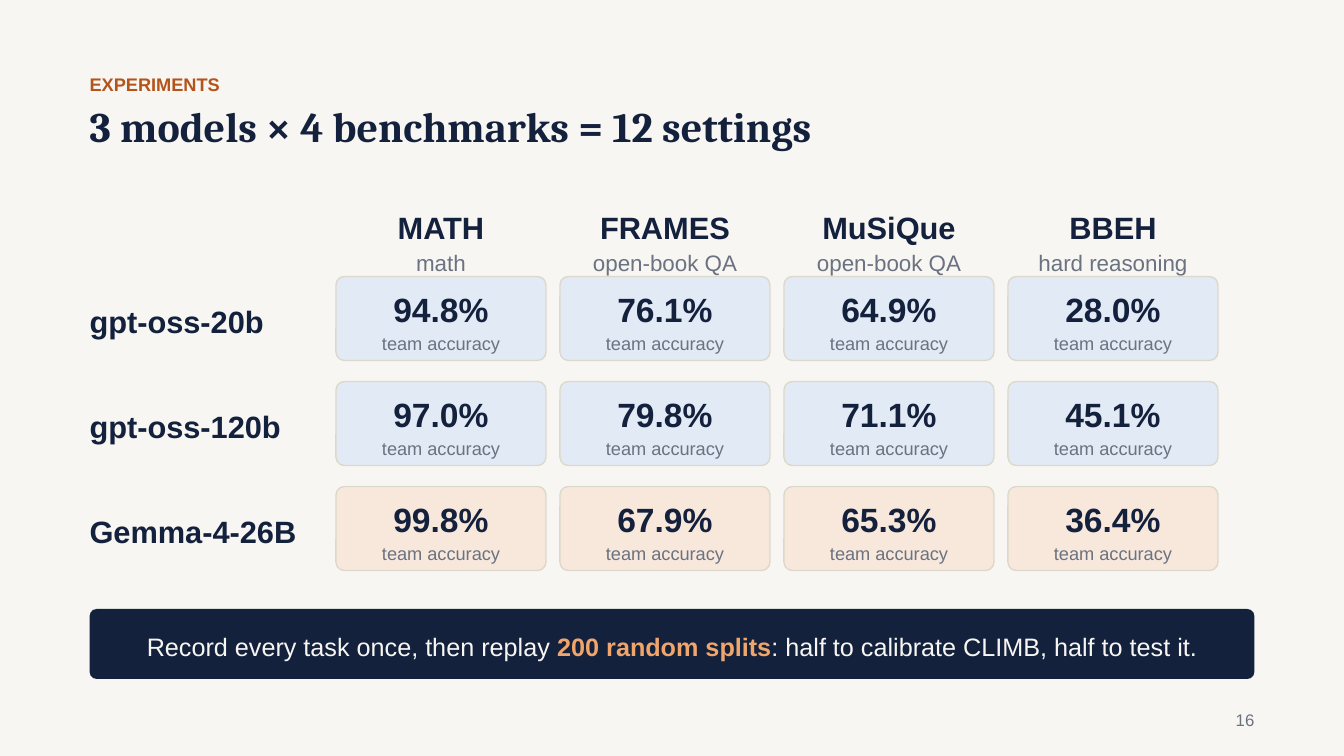
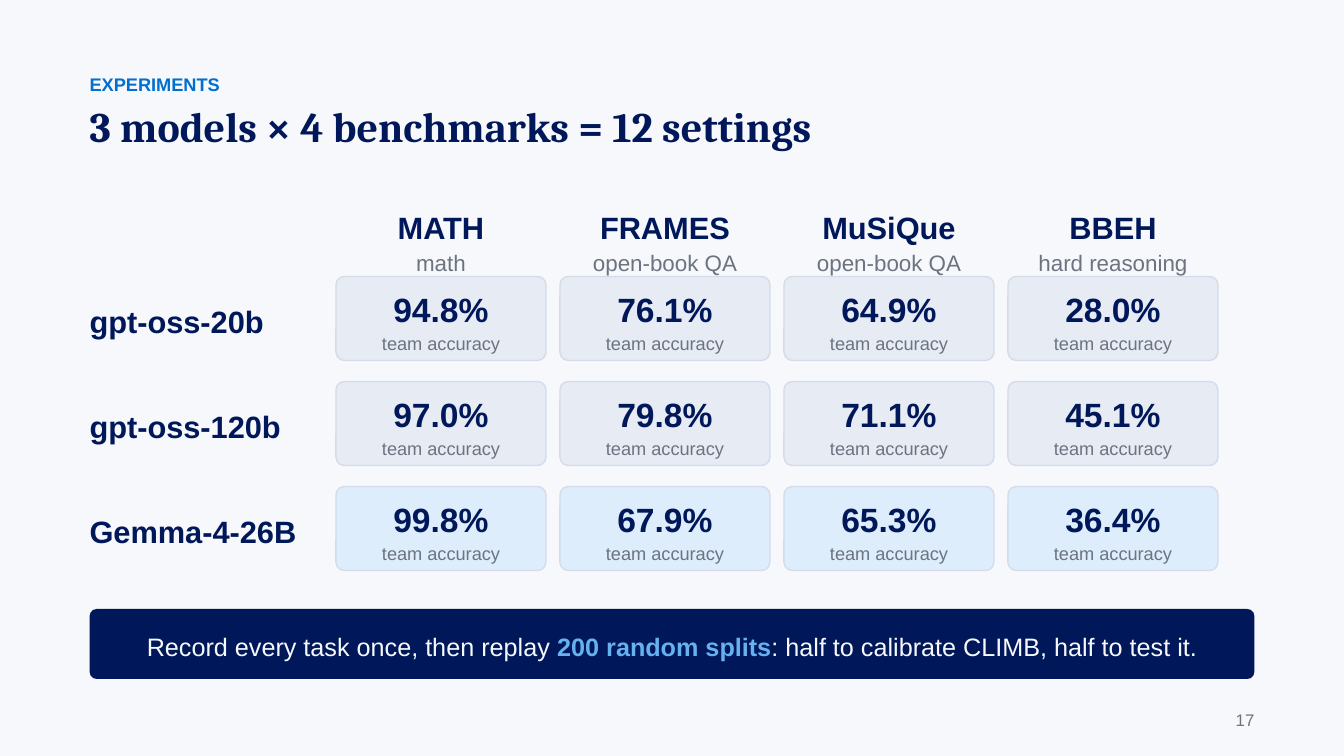
Before and after one commit to gaoj21/tokenbank, a slide deck: slide 17 of slides/CLIMB_talk.pptx (slide 16 before the commit). Drawn at 1344x756 pixels with LibreOffice and Linux fonts; fonts in the diff are those of the drawing. Boxes give left, top, right and bottom in pixels: in the first picture for what was removed or moved away, otherwise in the second. Text is boxed around its words. In the diff, an @@ line names an element or a change of style, - is before the commit and + after.

```diff
--- a/slides/CLIMB_talk.pptx
+++ b/slides/CLIMB_talk.pptx
@@ background #F7F6F2 to #F6F8FB @@
@@ text "EXPERIMENTS" at box(90, 78, 220, 91): text colour #B4541A to #006FCF @@
@@ text "MATH" at box(398, 217, 485, 271): text colour #14213D to #00175A in "MATH"; text colour #6B7280 to #6B7480 in "math" @@
@@ text "FRAMES" at box(593, 217, 737, 276): text colour #14213D to #00175A in "FRAMES"; text colour #6B7280 to #6B7480 in "open-book QA" @@
@@ text "MuSiQue" at box(817, 216, 961, 276): text colour #14213D to #00175A in "MuSiQue"; text colour #6B7280 to #6B7480 in "open-book QA" @@
@@ text "BBEH" at box(1038, 217, 1187, 276): text colour #14213D to #00175A in "BBEH"; text colour #6B7280 to #6B7480 in "hard reasoning" @@
@@ rounded rectangle "94.8%" at box(336, 276, 545, 360): text colour #14213D to #00175A in "94.8%"; text colour #6B7280 to #6B7480 in "team accuracy"; fill #E2EAF5 to #E6EBF4; outline #DDD8CC 1 pt to #D3DCE8 1 pt @@
@@ rounded rectangle "76.1%" at box(561, 276, 770, 360): text colour #14213D to #00175A in "76.1%"; text colour #6B7280 to #6B7480 in "team accuracy"; fill #E2EAF5 to #E6EBF4; outline #DDD8CC 1 pt to #D3DCE8 1 pt @@
@@ rounded rectangle "64.9%" at box(784, 276, 994, 360): text colour #14213D to #00175A in "64.9%"; text colour #6B7280 to #6B7480 in "team accuracy"; fill #E2EAF5 to #E6EBF4; outline #DDD8CC 1 pt to #D3DCE8 1 pt @@
@@ rounded rectangle "28.0%" at box(1008, 276, 1218, 360): text colour #14213D to #00175A in "28.0%"; text colour #6B7280 to #6B7480 in "team accuracy"; fill #E2EAF5 to #E6EBF4; outline #DDD8CC 1 pt to #D3DCE8 1 pt @@
@@ rounded rectangle "97.0%" at box(336, 381, 545, 465): text colour #14213D to #00175A in "97.0%"; text colour #6B7280 to #6B7480 in "team accuracy"; fill #E2EAF5 to #E6EBF4; outline #DDD8CC 1 pt to #D3DCE8 1 pt @@
@@ rounded rectangle "79.8%" at box(561, 381, 770, 465): text colour #14213D to #00175A in "79.8%"; text colour #6B7280 to #6B7480 in "team accuracy"; fill #E2EAF5 to #E6EBF4; outline #DDD8CC 1 pt to #D3DCE8 1 pt @@
@@ rounded rectangle "71.1%" at box(784, 381, 994, 465): text colour #14213D to #00175A in "71.1%"; text colour #6B7280 to #6B7480 in "team accuracy"; fill #E2EAF5 to #E6EBF4; outline #DDD8CC 1 pt to #D3DCE8 1 pt @@
@@ rounded rectangle "45.1%" at box(1008, 381, 1218, 465): text colour #14213D to #00175A in "45.1%"; text colour #6B7280 to #6B7480 in "team accuracy"; fill #E2EAF5 to #E6EBF4; outline #DDD8CC 1 pt to #D3DCE8 1 pt @@
@@ text colour #14213D to #00175A in 4 elements at box(90, 112, 811, 152), box(90, 310, 264, 339), box(90, 415, 281, 444), box(90, 521, 297, 544) @@
@@ rounded rectangle "99.8%" at box(336, 487, 545, 571): text colour #14213D to #00175A in "99.8%"; text colour #6B7280 to #6B7480 in "team accuracy"; fill #F8E8DC to #DDEDFB; outline #DDD8CC 1 pt to #D3DCE8 1 pt @@
@@ rounded rectangle "67.9%" at box(561, 487, 770, 571): text colour #14213D to #00175A in "67.9%"; text colour #6B7280 to #6B7480 in "team accuracy"; fill #F8E8DC to #DDEDFB; outline #DDD8CC 1 pt to #D3DCE8 1 pt @@
@@ rounded rectangle "65.3%" at box(784, 487, 994, 571): text colour #14213D to #00175A in "65.3%"; text colour #6B7280 to #6B7480 in "team accuracy"; fill #F8E8DC to #DDEDFB; outline #DDD8CC 1 pt to #D3DCE8 1 pt @@
@@ rounded rectangle "36.4%" at box(1008, 487, 1218, 571): text colour #14213D to #00175A in "36.4%"; text colour #6B7280 to #6B7480 in "team accuracy"; fill #F8E8DC to #DDEDFB; outline #DDD8CC 1 pt to #D3DCE8 1 pt @@
@@ rounded rectangle "Record every task once, then ..." at box(90, 609, 1255, 679): text colour #F7F6F2 to #F6F8FB in "Record every task once, then replay splits: ..."; text colour #F0A66B to #66B2F0 in "200 random splits:"; fill #14213D to #00175A @@
@@ text at box(1236, 714, 1255, 726): text changed; text colour #6B7280 to #6B7480 @@
-16
+17
```
Also in this commit, not shown: 19 other slides changed, 2 slides added, 17 other files.
